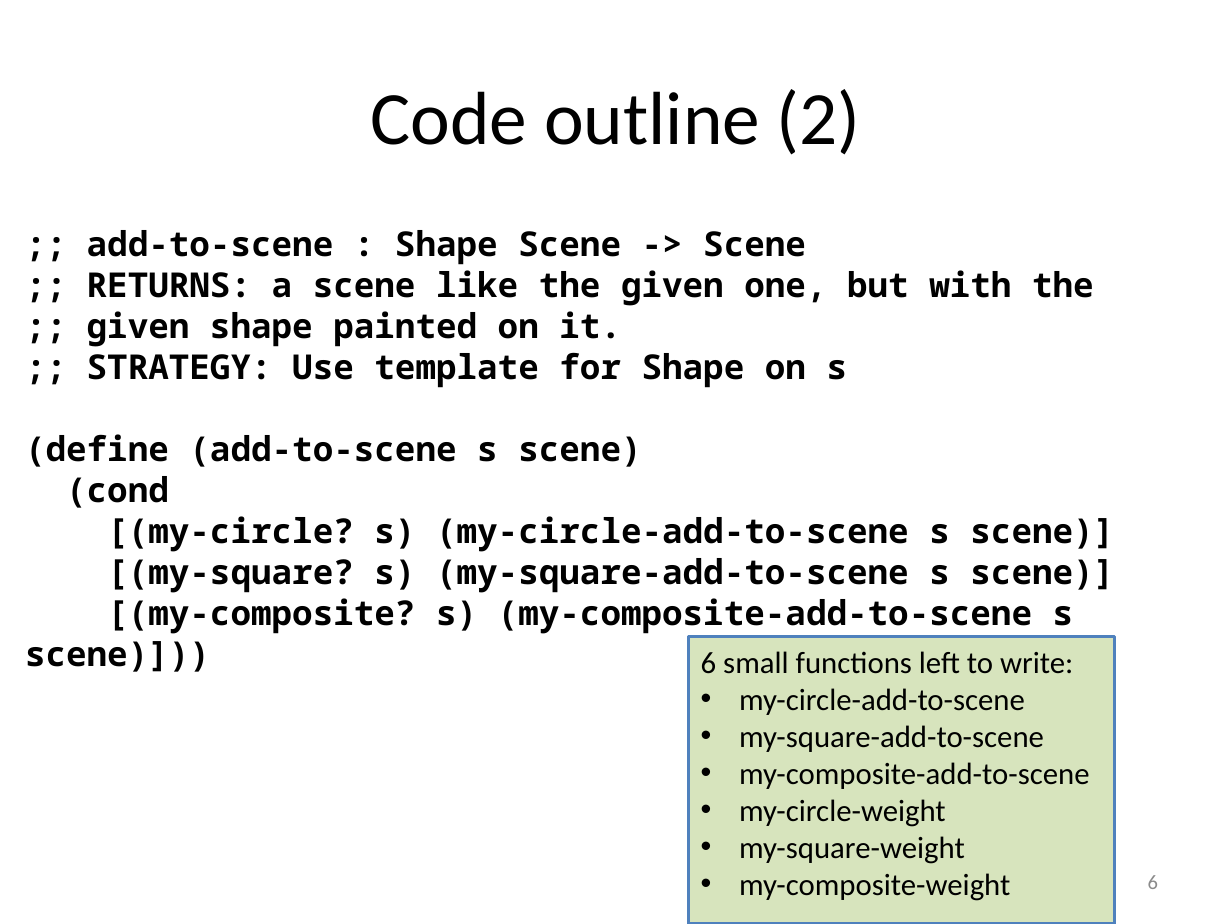
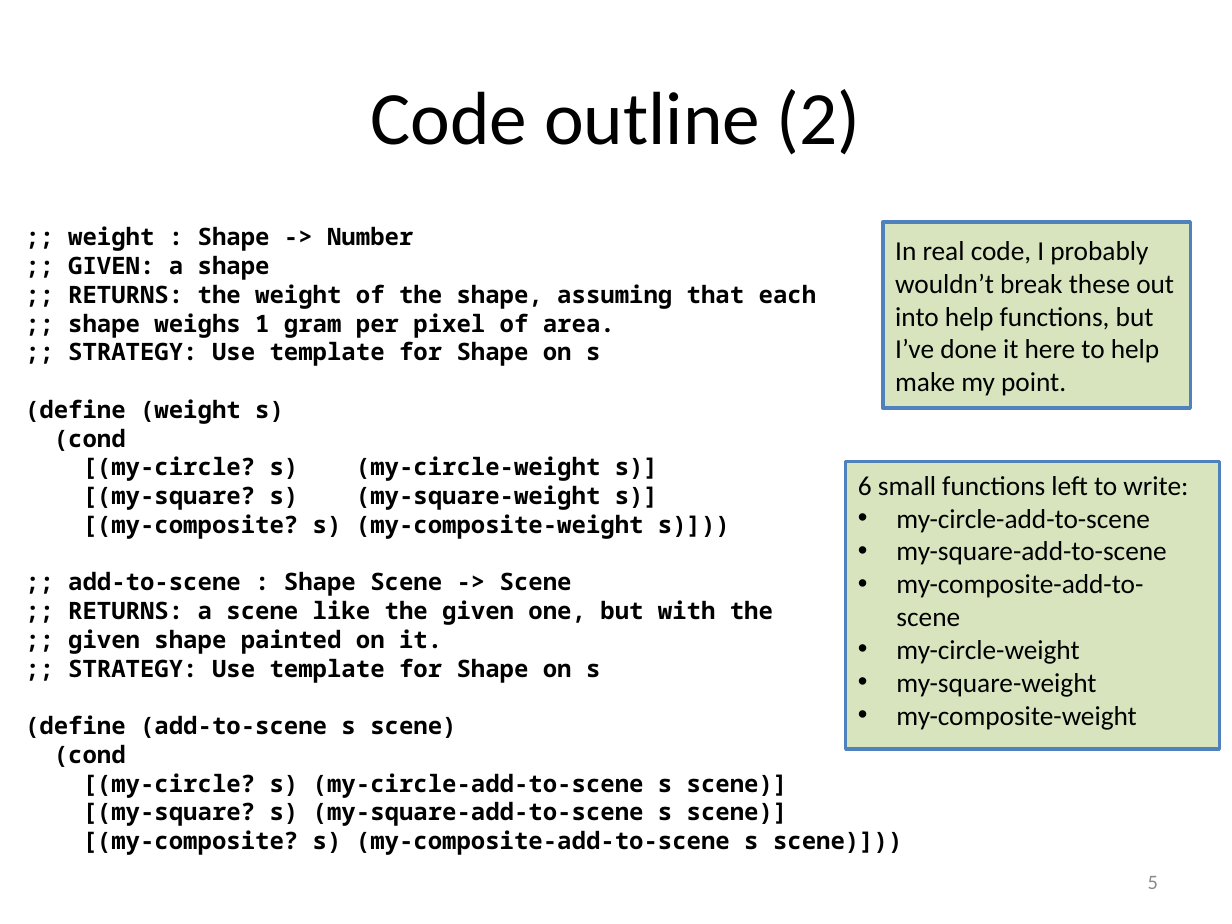
Before and after one commit to mwand/cs5010f16, a slide deck: slide 5 of Slides/Lesson 9.3 Functions vs Classes.pptx (slide 6 before the commit). Drawn at 1232x924 pixels with LibreOffice and Linux fonts; fonts in the diff are those of the drawing. Boxes give left, top, right and bottom in pixels: in the first picture for what was removed or moved away, otherwise in the second. Text is boxed around its words. In the diff, an @@ line names an element or a change of style, - is before the commit and + after.

```diff
--- a/Slides/Lesson 9.3 Functions vs Classes.pptx
+++ b/Slides/Lesson 9.3 Functions vs Classes.pptx
@@ text at (25, 226, 817, 539): paragraphs added @@
+;; weight : Shape -> Number
+;; GIVEN: a shape
+;; RETURNS: the weight of the shape, assuming that each
+;; shape weighs 1 gram per pixel of area.
+;; STRATEGY: Use template for Shape on s
+(define (weight s)
+(cond
+[(my-circle? s) (my-circle-weight s)]
+[(my-square? s) (my-square-weight s)]
+[(my-composite? s) (my-composite-weight s)]))
@@ rectangle added at (883, 222, 1191, 408), fill #D7E4BD, outline #4F81BD 2 pt, 16 pt, text #000000 @@
+In real code, I probably wouldn’t break these out into help functions, but I’ve done it here to help make my point.
@@ rectangle "6 small functions left to ...": place and size @@
-rectangle "6 small functions left to ..." at (689, 637, 1115, 924)
+rectangle "6 small functions left to ..." at (845, 462, 1218, 749)
@@ rectangle "6 small functions left to ..." at (845, 462, 1218, 749): size 18 to 16 pt @@
@@ text at (25, 571, 788, 826): size 20 to 14 pt in ";; add-to-scene : Shape Scene -> Scene", ";; RETURNS: a scene like the given ...", ";; given shape painted on it.", ";; STRATEGY: Use template for Shape on ..." and 5 more places @@
@@ page number at (1148, 876, 1158, 889): text changed @@
-6
+5
```
Also in this commit, not shown: 1 other slide changed, 2 slides added, 7 other files.
